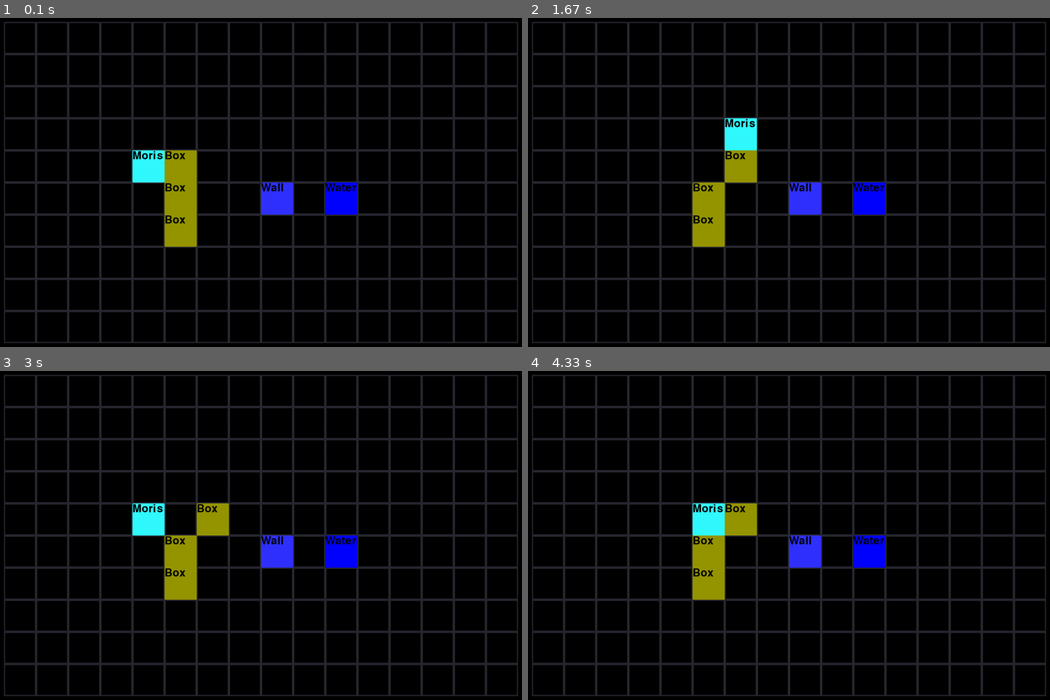
Above: before the commit, frames 1-4 (two rows, left to right).
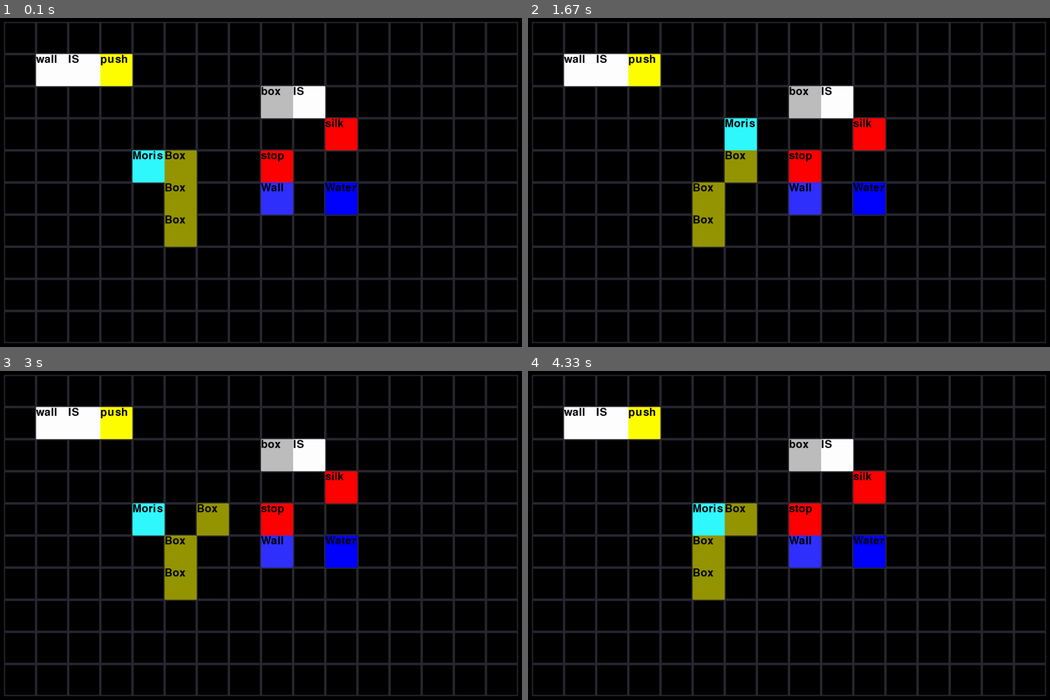
Above: after the commit, the same moments.

Repository: DIVERSIUMx/pygame-project
Game: pygame game, started from main.py
Same seed, same stepped clock (60 frames per second), same inputs: the game is played once before the commit and once after it.
Inputs:
- Up to frame 1 (0.1 s): no input
- Up to frame 2 (1.67 s): hold D 0.33-0.8 s; hold W 0.83-1.13 s; hold D 1.17-1.63 s
- Up to frame 3 (3 s): hold A 1.67-2.2 s; hold S 2.23-2.53 s; hold A 2.57-2.97 s
- Up to frame 4 (4.33 s): hold W 3-3.37 s; hold D 3.4-4.03 s; hold S from 4.07 s (still down)

The runs differ from the first frame. In frame 1, 4.1% of the frame differs, in the area x 6-69%, y 10-50%; in frame 2, 4.1%; in frame 3, 4.1%; in frame 4, 4.1%.

Commit message:
in items: class MehaItem
and add Rules_and_blocks

Diff:
--- /dev/null
+++ b/Rules_and_blocks.py
@@ -0,0 +1,234 @@
+from tric import Item
+from items import wall, rock, box
+
+colors = {
+    # 'name': 'color'
+    # пример ниже
+    'wall': 'white',
+    'push': 'yellow',
+    'silk': 'red',
+    'box': 'grey',
+    'rock': 'orange',
+    'stop': 'red',
+    'deth': 'grey',
+    'win': 'yellow',
+    'weak': 'grey'
+}
+
+
+class ActiveRulesClass:
+    def __init__(self):
+        self.rules = list()
+        # [(start cord, is_cord, finish_cord, ([)name_start, is, name_finish))]
+
+    def append(self, new_rule):
+        self.rules.append(new_rule)
+
+    def __delitem__(self, key):
+        del self.rules[self.rules.index(key)]
+
+    def get_rules(self):
+        return self.rules
+
+
+ActiveRules = ActiveRulesClass()
+
+
+class ActiveBlocks(Item):
+    def __init__(self, color, name, board, activity='IS'):
+        self.color = color
+        self.name = name
+        # activity =
+        # 'IS' if it`s a 'IS' block
+        # 'OBJECT' if it`s some object active block (wall, box, etc.)
+        # 'ACTION' id it`s some action block (push, stop, etc.)
+        self.activity = activity
+        super().__init__(board)
+        self.stop = False
+        self.deth = False
+        self.push = True
+        self.silk = False
+        self.win = False
+        self.weak = False
+
+    def __str__(self):
+        return self.name
+
+
+class ActiveBlocksIS(ActiveBlocks):
+    def __init__(self, board):
+        super().__init__('white', 'IS', board)
+        self.__class__.__name__ = 'IS'
+
+
+class ActiveBlocksObject(ActiveBlocks):
+    def __init__(self, name, board):
+        super().__init__(colors[name], name, board, activity='OBJECT')
+        self.__class__.__name__ = 'OBJECT'
+
+
+class ActiveBlocksAction(ActiveBlocks):
+    def __init__(self, name, board):
+        super().__init__(colors[name], name, board, activity='OBJECT')
+        self.__class__.__name__ = 'ACTION'
+
+
+def new_rule(first_cord: (int, int), first_name: str, is_cord: (int, int), finish_cord: (int, int), finish_name,
+             is_name='IS', object_object=False):
+    if object_object:  # Изменение объектов (пример: wall is box)
+        print('obj_obj')
+        pass
+    else:
+        print(first_name, finish_name)
+        exec(compile(f"globals()['{first_name}'].set_{finish_name}(True)", str(), 'exec'))
+        print(globals()[first_name].get_rules())
+    ActiveRules.append((first_cord, is_cord, finish_cord, (first_name, is_name, finish_name)))
+
+
+new_rule(first_cord=(1, 1), first_name='wall', is_cord=(2, 1), finish_cord=(3, 1), finish_name='push')
+print(ActiveRules.get_rules(), 1)
+
+
+# Функция проверяет на существование старых правил
+def checking_for_rule_existence(board):
+    rules = ActiveRules.get_rules()
+    for element in rules:
+        '''print(element)
+        print(board[element[0][1]][element[0][0]][0].name, board[element[1][1]][element[1][0]], board[element[2][1]][
+            element[2][0]])'''
+        '''print(board[element[0][0]][element[0][1]])'''
+        if rules.count(element) >= 2:
+            del ActiveRules[element]
+        elif not (board[element[0][1]][element[0][0]] and board[element[1][1]][element[1][0]] and board[element[2][1]][
+            element[2][0]]):
+            del ActiveRules[element]
+        elif board[element[0][1]][element[0][0]][0].name != element[-1][0] \
+                or board[element[1][1]][element[1][0]][0].name != element[-1][1] \
+                or board[element[2][1]][element[2][0]][0].name != element[-1][2]:
+            print(board[element[0][1]][element[0][0]][0].name, element[-1][0], '\n',
+                  board[element[1][1]][element[1][0]][0].name, element[-1][1])
+            del ActiveRules[element]
+            exec(compile(f"globals()['{element[3][0]}'].set_{element[3][2]}(False)", str(), 'exec'))
+        # изменение правил элемента в процессе
+    print(ActiveRules.get_rules(), 2)
+
+
+# Функция получает список всех элементов (аткивных блоков) сдвинутых за ход
+def search_for_rules(intereaction, board):
+    checking_for_rule_existence(board)
+
+    for element in intereaction:
+
+        if isinstance(element[0], ActiveBlocksAction):
+            cord = x, y = element[1]
+            print(board[y][x - 1], board[y][x - 2])
+            if x >= 2:  # проверка новых правил по x
+                if board[y][x - 1] and board[y][x - 2]:
+                    if issubclass(board[y][x - 1][0].__class__, ActiveBlocksIS) and issubclass(
+                            board[y][x - 2][0].__class__,
+                            ActiveBlocksObject):
+                        first_name = board[y][x - 2][0].name
+                        finish_name = board[y][x][0].name
+                        new_rule(first_cord=(x - 2, y), first_name=first_name, is_cord=(x - 1, y), finish_cord=cord,
+                                 finish_name=finish_name)
+            if y >= 2:  # проверка новых правил по y
+                if board[y - 1][x] and board[y - 2][x]:
+                    if issubclass(board[y - 1][x][0].__class__, ActiveBlocksIS) and issubclass(
+                            board[y - 2][x][0].__class__,
+                            ActiveBlocksObject):
+                        first_name = board[y - 2][x][0].name
+                        finish_name = board[y][x][0].name
+                        new_rule(first_cord=(x, y - 2), first_name=first_name, is_cord=(x, y - 1), finish_cord=cord,
+                                 finish_name=finish_name)
+
+        elif isinstance(element[0], ActiveBlocksIS):
+            cord = x, y = element[1]
+            if 1 <= x < 15:  # проверка новых правил по x
+
+                if board[y][x - 1] and board[y][x + 1]:
+                    print(issubclass(board[y][x - 1][0].__class__, ActiveBlocksObject), issubclass(
+                        board[y][x + 1][0].__class__, ActiveBlocksAction))
+                    if issubclass(board[y][x - 1][0].__class__, ActiveBlocksObject) and issubclass(
+                            board[y][x + 1][0].__class__, ActiveBlocksAction):
+                        print(1)
+                        first_name = board[y][x - 1][0].name
+                        finish_name = board[y][x + 1][0].name
+                        new_rule(first_cord=(x - 1, y), first_name=first_name, is_cord=cord, finish_cord=(x + 1, y),
+                                 finish_name=finish_name)
+                        print(ActiveRules.get_rules())
+                    elif issubclass(board[y][x - 1][0].__class__, ActiveBlocksObject) and issubclass(
+                            board[y][x + 1][0].__class__,
+                            ActiveBlocksObject):
+                        first_name = board[y][x - 1][0].name
+                        finish_name = board[y][x + 1][0].name
+                        new_rule(first_cord=(x - 1, y), first_name=first_name, is_cord=cord, finish_cord=(x + 1, y),
+                                 finish_name=finish_name, object_object=True)
+            if 1 <= y < 9:  # проверка новых правил по y
+                if board[y - 1][x] and board[y + 1][x]:
+                    print(board[y - 1][x], board[y + 1][x])
+                    if issubclass(board[y - 1][x][0].__class__, ActiveBlocksObject) and issubclass(
+                            board[y + 1][x][0].__class__, ActiveBlocksAction):
+                        first_name = board[y - 1][x][0].name
+                        finish_name = board[y + 1][x][0].name
+                        new_rule(first_cord=(x, y - 1), first_name=first_name, is_cord=cord, finish_cord=(x, y + 1),
+                                 finish_name=finish_name)
+                    if issubclass(board[y - 1][x][0].__class__, ActiveBlocksObject) and issubclass(
+                            board[y + 1][x][0].__class__,
+                            ActiveBlocksObject):
+                        finish_name = board[y - 1][x][0].name
+                        first_name = board[y + 1][x][0].name
+                        new_rule(first_cord=(x, y - 1), first_name=first_name, is_cord=cord, finish_cord=(x, y + 1),
+                                 finish_name=finish_name, object_object=True)
+        elif isinstance(element[0], ActiveBlocksObject):
+            cord = x, y = element[1]
+            print('log Object')
+            if x >= 2:  # проверка новых правил по x (блок объект находится справо)
+                if board[y][x - 1] and board[y][x - 2]:
+                    if issubclass(board[y][x - 1][0].__class__, ActiveBlocksIS) and issubclass(
+                            board[y][x - 2][0].__class__,
+                            ActiveBlocksObject):
+                        first_name = board[y][x - 2][0].name
+                        finish_name = board[y][x][0].name
+                        new_rule(first_cord=(x - 2, y), first_name=first_name, is_cord=(x - 1, y), finish_cord=cord,
+                                 finish_name=finish_name, object_object=True)
+            if y >= 2:  # проверка новых правил по y (блок объект находится снизу)
+                if board[y - 1][x] and board[y - 2][x]:
+                    if issubclass(board[y - 1][x][0].__class__, ActiveBlocksIS) and issubclass(
+                            board[y - 2][x][0].__class__,
+                            ActiveBlocksObject):
+                        first_name = board[y - 2][x][0].name
+                        finish_name = board[y][x][0].name
+                        new_rule(first_cord=(x, y - 2), first_name=first_name, is_cord=(x, y - 1), finish_cord=cord,
+                                 finish_name=finish_name, object_object=True)
+
+            if x < 13:  # проверка новых правил по x (блок объект находится слево)
+                if board[y][x + 1] and board[y][x + 2]:
+                    if issubclass(board[y][x + 1][0].__class__, ActiveBlocksIS) and issubclass(
+                            board[y][x + 2][0].__class__,
+                            ActiveBlocksAction):
+                        finish_name = board[y][x + 2][0].name
+                        first_name = board[y][x][0].name
+                        new_rule(first_cord=cord, first_name=first_name, is_cord=(x + 1, y), finish_cord=(x + 2, y),
+                                 finish_name=finish_name)
+            if y < 7:  # проверка новых правил по y (блок объект находится сверху)
+                if board[y + 1][x] and board[y + 2][x]:
+                    if issubclass(board[y + 1][x][0].__class__, ActiveBlocksIS) and issubclass(
+                            board[y + 2][x][0].__class__,
+                            ActiveBlocksAction):
+                        finish_name = board[y + 2][x][0].name
+                        first_name = board[y][x][0].name
+                        new_rule(first_cord=cord, first_name=first_name, is_cord=(x, y + 1), finish_cord=(x, y + 2),
+                                 finish_name=finish_name)
+    checking_for_rule_existence(board)
+    print(ActiveRules.get_rules())
+
+
+'''item = globals()['wall']
+item.set_deth(True)'''
+
+'''x = compile("globals()['wall'].set_deth(True)", str(), 'eval')
+exec(x)'''
+
+'''WallActObj = ActiveBlocksObject('wall')
+a = globals()[WallActObj.name]
+a.set_deth(True)'''
--- a/items.py
+++ b/items.py
@@ -1,26 +1,73 @@
 import pygame
-from tric import Item, Rule
+from tric import Item, Rule, MainBoard
 
 
-class Moris(Item):
+class MegaItems(Item):  # лень менять в другом файле
+    def __init__(self, board: MainBoard):
+        super().__init__(board)
+        self.stop = False
+        self.deth = False
+        self.push = False
+        self.silk = False
+        self.win = False
+        self.weak = False
+
+    def set_deth(self, act: bool):
+        self.deth = act
+
+    def set_stop(self, act: bool):
+        self.stop = act
+
+    def set_silk(self, act: bool):
+        self.silk = act
+
+    def set_push(self, act: bool):
+        self.push = act
+
+    def set_win(self, act: bool):
+        self.win = act
+
+
+    def get_rules(self):
+        return (self.stop,
+                self.deth,
+                self.push,
+                self.silk,
+                self.win,
+                self.weak)
+
+
+class Moris(MegaItems):
     name = "Moris"
     color = (50, 250, 255)
     rule = Rule()
 
 
-class Box(Item):
+class Box(MegaItems):
     name = "Box"
     color = (150, 150, 0)
     rule = Rule()
 
 
-class Wall(Item):
+class Wall(MegaItems):
     name = "Wall"
     color = (50, 50, 255)
     rule = Rule()
 
 
-class Water(Item):
+class Rock(MegaItems):
+    name = "Rock"
+    color = 'orange'
+    rule = Rule()
+
+
+class Water(MegaItems):
     name = "Water"
     color = (0, 0, 255)
     rule = Rule()
+
+
+wall = Wall(MainBoard)
+box = Box(MainBoard)
+rock = Rock(MainBoard)
+print(wall.get_rules(), 222)
--- a/main.py
+++ b/main.py
@@ -2,6 +2,7 @@
 import pygame
 from tric import MainBoard
 import items
+import Rules_and_blocks
 
 fps = 60
 
@@ -10,7 +11,7 @@
     """В эту функцию пихать все для тестов"""
     self.board[4][4] = [items.Moris(self)]
     self.rules[items.Moris].you = True
-    self.rules[items.Moris].weak = True
+    self.rules[items.Moris].weak = False
 
     self.board[6][5] = [items.Box(self)]
     self.board[4][5] = [items.Box(self)]
@@ -20,14 +21,29 @@
 
     self.board[5][8] = [items.Wall(self)]
     self.rules[items.Wall].set_colide_type(100)
-
+    self.board[1][1] = [Rules_and_blocks.ActiveBlocksObject('wall', self)]
+    self.board[1][2] = [Rules_and_blocks.ActiveBlocksIS(self)]
+    self.board[1][3] = [Rules_and_blocks.ActiveBlocksAction('push', self)]
+    self.board[2][8] = [Rules_and_blocks.ActiveBlocksObject('box', self)]
+    self.board[2][9] = [Rules_and_blocks.ActiveBlocksIS(self)]
+    self.board[3][10] = [Rules_and_blocks.ActiveBlocksAction('silk', self)]
+    self.board[4][8] = [Rules_and_blocks.ActiveBlocksAction('stop', self)]
+    self.board[5][10] = [Rules_and_blocks.ActiveBlocksAction('stop', self)]
+    self.rules[Rules_and_blocks.ActiveBlocksObject].set_colide_type(90)
+    self.rules[Rules_and_blocks.ActiveBlocksObject].push = True
+    self.rules[Rules_and_blocks.ActiveBlocksIS].set_colide_type(90)
+    self.rules[Rules_and_blocks.ActiveBlocksIS].push = True
+    self.rules[Rules_and_blocks.ActiveBlocksAction].set_colide_type(90)
+    self.rules[Rules_and_blocks.ActiveBlocksAction].push = True
     self.board[5][10] = [items.Water(self)]
-    # self.rules[items.Water].sink = True
+    # self.rules[items.Water].silk = True
     self.rules[items.Wall].set_colide_type(100)
-    print(self.rules)
+    print(issubclass(items.Box(self).__class__, items.MegaItems))
+    print(self.board)
 
 
 if __name__ == "__main__":
+
     pygame.init()
     board = MainBoard(16, 10, 80)
     test(board)
@@ -43,6 +59,7 @@
             if event.type == pygame.QUIT:
                 running = False
             elif event.type == pygame.KEYDOWN:
+                print(items.wall.get_rules(), 'wall', '\n', items.box.get_rules(), 'box', '\n', items.rock.get_rules(), 'rock')
                 board.you_go(event.key)
 
         screen.fill((0, 0, 0))
--- a/tric.py
+++ b/tric.py
@@ -32,11 +32,11 @@
         self.left = cell_size // 2
 
         self.board = [[list()] * width for _ in range(height)]
-        print(self.board)
+        '''print(self.board)'''
 
     def get_screen_size(self):
         return self.width * self.cell_size + (
-            2 * self.left
+                2 * self.left
         ), self.height * self.cell_size + (2 * self.top)
 
     def render(self, surface):
@@ -51,7 +51,6 @@
                 pygame.draw.rect(surface, (40, 40, 50), rect, 3)
                 if cell is not None:
                     for item in cell:
-                        print(type(item))
                         item.render(surface, rect)
 
     def you_go(self, event_key):
@@ -70,16 +69,18 @@
         self.move(you_go_delta)
 
     def move(self, you_go_delta):
+        from Rules_and_blocks import search_for_rules
         """Функция для обработки хода"""
+        self.intereaction = list()
         self.new_board = [[[c for c in i] for i in r] for r in self.board]
-        print(len(self.new_board[0]), self.width)
-        print(len(self.new_board), self.height)
+        '''print(len(self.new_board[0]), self.width)
+        print(len(self.new_board), self.height)'''
         for y, row in enumerate(self.board):
             for x, cell in enumerate(row):
                 for item in cell:
-                    print(len(self.new_board[y][x]))
+                    '''print(len(self.new_board[y][x]))'''
                     if item.rule.you:
-                        print("help")
+                        '''print("help")'''
                         colide_res = item.try_step(
                             (x, y), (x + you_go_delta[0], y + you_go_delta[1])
                         )
@@ -89,6 +90,8 @@
                             )
 
         self.board = self.new_board
+        if self.intereaction:
+            search_for_rules(self.intereaction, self.board)
 
 
 class Item(object):
@@ -104,7 +107,8 @@
             self.rule = self.board.rules[type(self)]
 
     def try_step(self, old, new):
-        # Для сохранения психологического здоровья настоятельно не рекомендуется изучать дальнейшее содержимое функции, ВАС ПРЕДУПРЕДИЛИ  WARN:
+        # Для сохранения психологического здоровья настоятельно не рекомендуется изучать дальнейшее
+        # содержимое функции, ВАС ПРЕДУПРЕДИЛИ  WARN:
         x = new[0]
         y = new[1]
 
@@ -177,7 +181,10 @@
         return False
 
     def step(self, old, new):
-        print(0)
+        from Rules_and_blocks import ActiveBlocks
+        if issubclass(self.__class__, ActiveBlocks):
+            self.board.intereaction.append((self, new))
+        '''print(0)'''
         if self.rule.sink and self.board.new_board[new[1]][new[0]] != []:
             self.board.new_board[new[1]][new[0]] = []
             self.board.new_board[old[1]][old[0]].remove(self)
